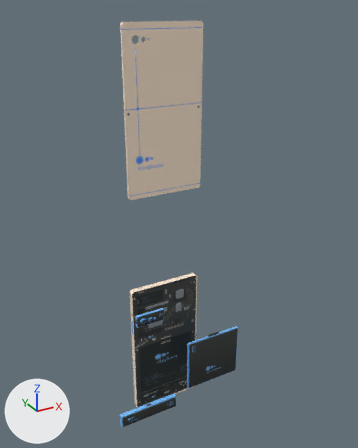
An edit to the glTF model static/models/phone/gltf-bin/phone.glb, drawn before and after from the same camera.
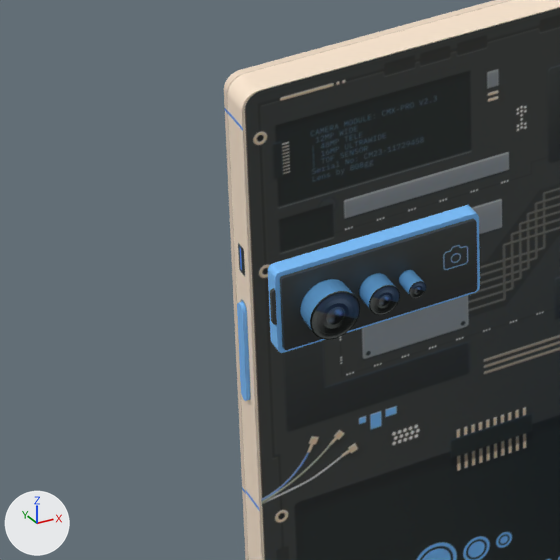
There are two pictures of each version: one whole from a 50 mm camera at (-20.19, -39.74, 33.68) aimed at (1.05, -1.12, 14.37), one close up on the part from 28% to 49% of the width and 63% to 80% of the height. Lighting does not change. The marker at lower left points along +X, +Y and +Z. Both versions are drawn at frame 26 of the action 'CombinedAnimations'; the numbers are the values there.

The first close-up shows 'PhonePart_Camera', 'Phone_CamLens_Lg', 'Phone_CamLens_Md', 'Phone_Int_PowerBtn', 'Phone_Internals', 'Phone_Screen'.
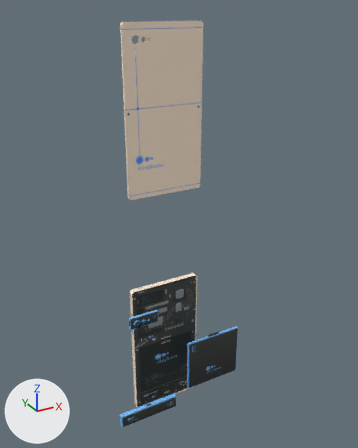
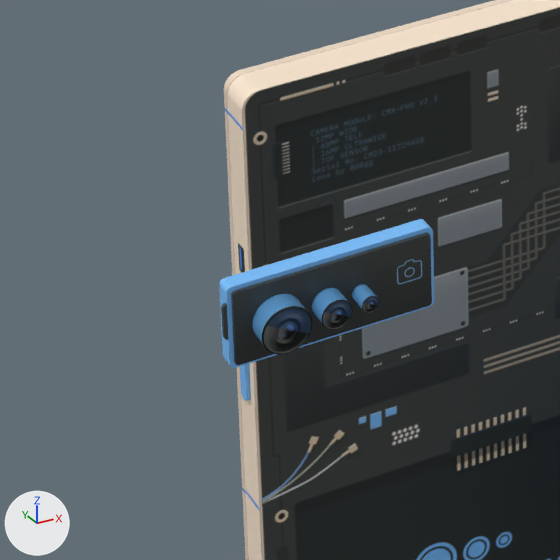
What differs and where, as boxes [x1, y1, x2, y2] in the close-ups (560 x 560 px):
'PhonePart_Camera', moved
    before: [268, 205, 480, 353]
    after: [219, 219, 434, 368]
'Phone_CamLens_Lg', moved
    before: [300, 279, 360, 340]
    after: [252, 294, 313, 355]
'Phone_CamLens_Md', moved
    before: [359, 273, 400, 315]
    after: [312, 288, 353, 330]
'Phone_CamLens_Sm', moved
    before: [399, 270, 426, 298]
    after: [352, 284, 380, 313]
'PhonePart_Camera_Connector', moved
    before: [270, 288, 277, 325]
    after: [221, 303, 228, 340]

Edits to the bpy script that builds the scene:
```text
Change ob_phonepart_camera:
    ob_phonepart_camera.location: (3.238, 3.158, 6.197) -> (3.916, 3.158, 6.197)
```
